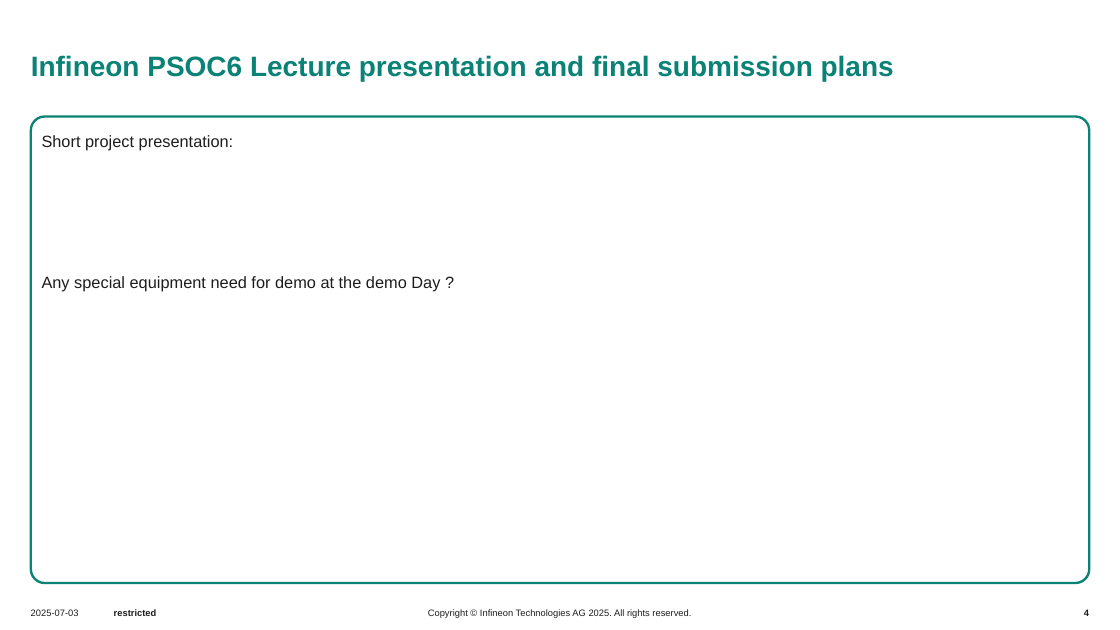
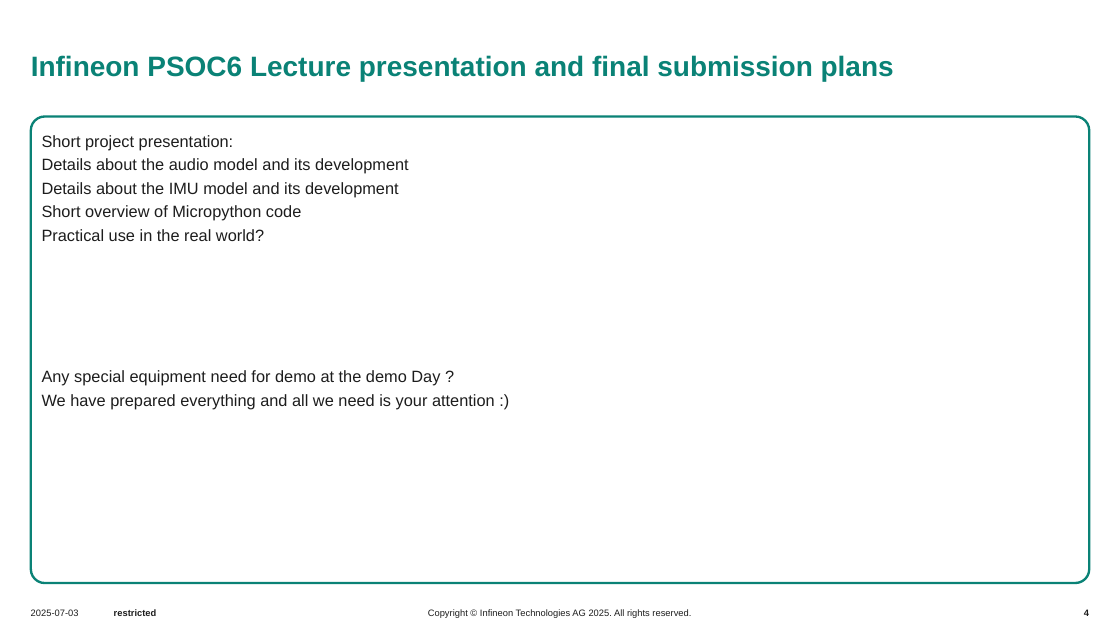
Before and after one commit to simon-kozka/MOTOR_GROUP___micropython-hands-on-course, a slide deck: slide 4 of report/Infineon_PSOC6_Lecture_Project_Status_Template.pptx. Drawn at 1120x630 pixels with LibreOffice and Linux fonts; fonts in the diff are those of the drawing; background and template pictures are left out. Boxes give left, top, right and bottom in pixels: in the first picture for what was removed or moved away, otherwise in the second. Text is boxed around its words. In the diff, an @@ line names an element or a change of style, - is before the commit and + after.

```diff
--- a/report/Infineon_PSOC6_Lecture_Project_Status_Template.pptx
+++ b/report/Infineon_PSOC6_Lecture_Project_Status_Template.pptx
@@ text in rounded rectangle at (x1=42, y1=158, x2=409, y2=241): paragraphs added @@
+Details about the audio model and its development
+Details about the IMU model and its development
+Short overview of Micropython code
+Practical use in the real world?
@@ text in rounded rectangle at (x1=42, y1=394, x2=495, y2=409): paragraph added @@
+We have prepared everything and all we need is your attention :)
```
Also in this commit, not shown: 1 other slide changed, 1 other file.
